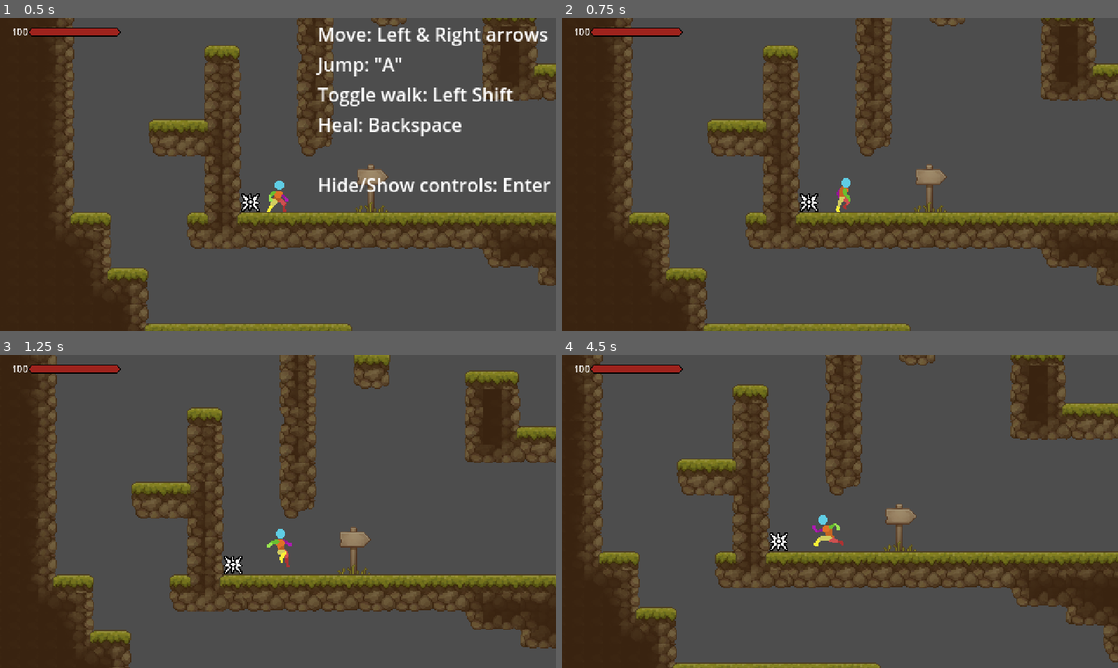
Above: before the commit, frames 1-4 (two rows, left to right).
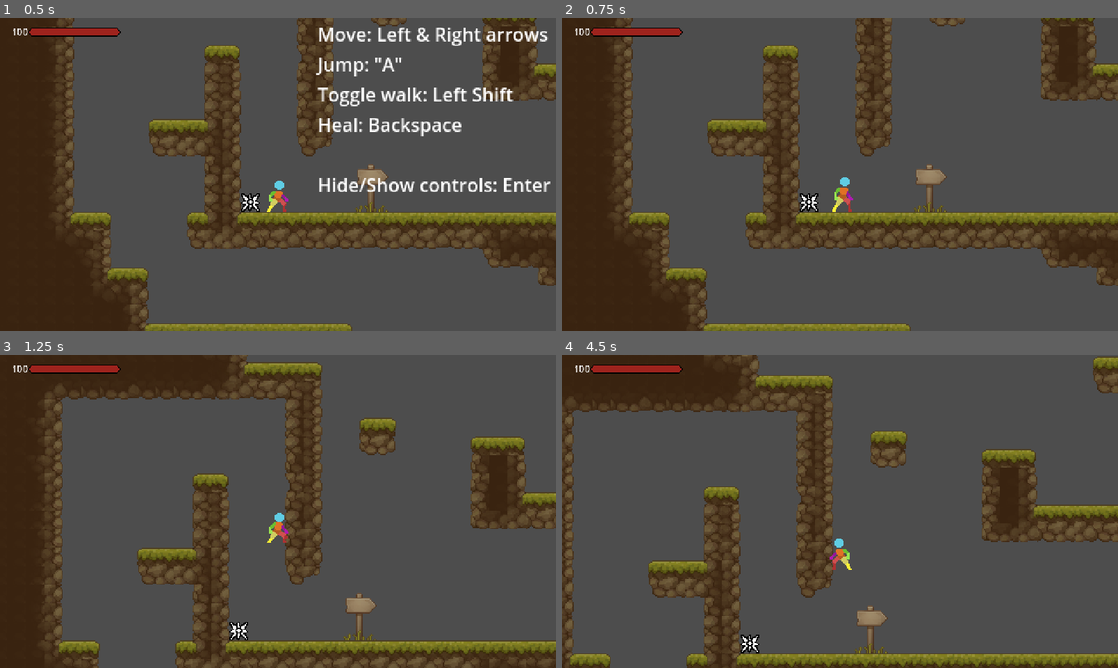
Above: after the commit, the same moments.

Repository: Ketei/UnnamedGame
Game: Godot game, scene res://Test/test_world.tscn
The game is run twice, just before and just after one commit, with the same random seed, the same clock (stepped at 60 frames per second) and the same inputs. The engine's default icon, where the game draws it, is replaced by a stand-in: a white triangle on a blue panel in a dark square.
Inputs:
- Up to frame 1 (0.5 s): no input
- Up to frame 2 (0.75 s): tap Enter (ui_accept) at 0.5 s; hold Right (gc_right) from 0.53 s (still down); hold Shift (gc_walk) from 0.53 s (still down)
- Up to frame 3 (1.25 s): keep holding Right (gc_right); keep holding Shift (gc_walk); tap A (gc_jump) at 0.77 s
- Up to frame 4 (4.5 s): release Right (gc_right) at 1.28 s; release Shift (gc_walk) at 1.28 s; hold Down (gc_down) 1.28-2.03 s; tap Shift (gc_walk) at 1.35, 2.85, 4.35 s; tap A (gc_jump) at 1.52, 3.02, 3.77 s; hold Right (gc_right) 2.03-2.78 s; hold Shift (gc_walk) 2.03-2.78 s; hold Up (gc_up) 2.78-3.53 s; hold Shift (gc_walk) 3.53-4.28 s; hold Left (gc_left) from 3.53 s (still down)

Frame 1 is identical in both runs. In frame 2, 0.2% of the frame differs, in the area x 48-53%, y 50-62%; in frame 3, 40%; in frame 4, 52%, in the area x 0-100%, y 0-100%.
Error after the commit: Parse Error: Identifier "sprite" not declared in the current scope. (res://Scenes/Actors/player.tscn::GDScript_84agl:6)

Commit message:
Renamed child nodes

Diff:
--- a/Scenes/Actors/player.tscn
+++ b/Scenes/Actors/player.tscn
@@ -1,13 +1,15 @@
-[gd_scene load_steps=32 format=3 uid="uid://df5dftulja42v"]
+[gd_scene load_steps=36 format=3 uid="uid://df5dftulja42v"]
 
 [ext_resource type="Script" path="res://Scripts/Actors/Player.gd" id="1_pwxxx"]
 [ext_resource type="PackedScene" uid="uid://bdiyfgq02cvwy" path="res://Scenes/Actors/Components/actor_sprite.tscn" id="2_nljli"]
-[ext_resource type="Texture2D" uid="uid://b0icky3bgk5v0" path="res://Assets/Textures/Actors/Player/Character_48x48.png" id="3_a73uu"]
+[ext_resource type="Texture2D" uid="uid://bnq013qp5qv0v" path="res://Assets/Textures/Actors/Player/Character_48x48_2.png" id="3_3rkvg"]
 [ext_resource type="Script" path="res://Scripts/BaseClasses/ModuleManager.gd" id="3_ieijs"]
 [ext_resource type="Script" path="res://Scripts/Modules/module_behaviour.gd" id="4_4kw1u"]
+[ext_resource type="Script" path="res://Scripts/BaseClasses/Combat/hit_box.gd" id="4_svcyd"]
 [ext_resource type="PackedScene" uid="uid://cd0fovjuf581s" path="res://Scenes/Modules/Behaviour/Packs/Player/behaviour-pack_movement.tscn" id="5_sx5gr"]
 [ext_resource type="Script" path="res://Scripts/Modules/module_terrain_tracker.gd" id="6_sbij3"]
 [ext_resource type="Script" path="res://Scripts/Modules/module_timers_manager.gd" id="7_d17gd"]
+[ext_resource type="PackedScene" uid="uid://gu27l7pwfy2s" path="res://Scenes/Modules/Behaviour/Packs/Player/behaviour_pack_combat.tscn" id="8_178i0"]
 [ext_resource type="Script" path="res://Scripts/Modules/module_animation_player.gd" id="8_gt0kb"]
 [ext_resource type="PackedScene" uid="uid://ergcsbjtx8h5" path="res://Scenes/StateMachines/player_anim_fsm.tscn" id="9_q6u2g"]
 [ext_resource type="Script" path="res://Scripts/Modules/module_gravity.gd" id="10_1o7wi"]
@@ -29,15 +31,18 @@
 resource_name = "player_hurt_box"
 script/source = "extends HurtBox
 
-@export var player_sprite: ActorSprite2D
 
 func _hit() -> void:
 	if 0.3 < invincibility_time:
-		player_sprite.play_effect(ActorSprite2D.EffectType.BLINK, invincibility_time)
+		sprite.play_effect(ActorSprite2D.EffectType.BLINK, invincibility_time)
+
 "
 
 [sub_resource type="RectangleShape2D" id="RectangleShape2D_mrg70"]
 size = Vector2(12, 27)
+
+[sub_resource type="RectangleShape2D" id="RectangleShape2D_reyvg"]
+size = Vector2(2, 2)
 
 [sub_resource type="Animation" id="Animation_lkhnf"]
 length = 0.001
@@ -132,6 +137,67 @@
 "transitions": PackedFloat32Array(1, 1),
 "update": 1,
 "values": [26, 27]
+}
+
+[sub_resource type="Animation" id="Animation_d1bbf"]
+resource_name = "punch"
+length = 0.5
+step = 0.01
+tracks/0/type = "value"
+tracks/0/imported = false
+tracks/0/enabled = true
+tracks/0/path = NodePath("../ActorSprite:frame")
+tracks/0/interp = 1
+tracks/0/loop_wrap = true
+tracks/0/keys = {
+"times": PackedFloat32Array(0, 0.05, 0.15, 0.25, 0.35, 0.45, 0.5),
+"transitions": PackedFloat32Array(1, 1, 1, 1, 1, 1, 1),
+"update": 1,
+"values": [43, 44, 45, 46, 47, 49, 50]
+}
+tracks/1/type = "value"
+tracks/1/imported = false
+tracks/1/enabled = true
+tracks/1/path = NodePath("../HitBox/HitCollisionShape:position")
+tracks/1/interp = 1
+tracks/1/loop_wrap = true
+tracks/1/keys = {
+"times": PackedFloat32Array(0, 0.05, 0.25),
+"transitions": PackedFloat32Array(0, 0, 0),
+"update": 0,
+"values": [Vector2(0, 0), Vector2(15.5, -16.5), Vector2(0, 0)]
+}
+tracks/2/type = "value"
+tracks/2/imported = false
+tracks/2/enabled = true
+tracks/2/path = NodePath("../HitBox/HitCollisionShape:shape:size")
+tracks/2/interp = 1
+tracks/2/loop_wrap = true
+tracks/2/keys = {
+"times": PackedFloat32Array(0, 0.05, 0.25),
+"transitions": PackedFloat32Array(0, 0, 0),
+"update": 0,
+"values": [Vector2(2, 2), Vector2(14, 6), Vector2(2, 2)]
+}
+tracks/3/type = "method"
+tracks/3/imported = false
+tracks/3/enabled = true
+tracks/3/path = NodePath("../HitBox/HitCollisionShape")
+tracks/3/interp = 1
+tracks/3/loop_wrap = true
+tracks/3/keys = {
+"times": PackedFloat32Array(0, 0.05, 0.25),
+"transitions": PackedFloat32Array(1, 1, 1),
+"values": [{
+"args": [&"disabled", true],
+"method": &"set_deferred"
+}, {
+"args": [&"disabled", false],
+"method": &"set_deferred"
+}, {
+"args": [&"disabled", true],
+"method": &"set_deferred"
+}]
 }
 
 [sub_resource type="Animation" id="Animation_3c5ef"]
@@ -176,12 +242,12 @@
 "fall": SubResource("Animation_jelgw"),
 "idle": SubResource("Animation_ym4cv"),
 "jump": SubResource("Animation_05th0"),
+"punch": SubResource("Animation_d1bbf"),
 "run": SubResource("Animation_3c5ef"),
 "walk": SubResource("Animation_t05fn")
 }
 
 [node name="Player" type="CharacterBody2D" node_paths=PackedStringArray("actor_sprite", "module_manager", "hurt_box")]
-position = Vector2(1, 0)
 collision_layer = 0
 collision_mask = 5
 script = ExtResource("1_pwxxx")
@@ -200,13 +266,13 @@
 time_to_peak = 0.45
 air_acceleration = 0.45
 air_friction = 1.0
-hurt_box = NodePath("PlayerHurtBox")
+hurt_box = NodePath("HurtBox")
 
 [node name="ActorSprite" parent="." instance=ExtResource("2_nljli")]
 position = Vector2(0, -16)
-texture = ExtResource("3_a73uu")
+texture = ExtResource("3_3rkvg")
 hframes = 5
-vframes = 9
+vframes = 11
 
 [node name="CollisionPolygon2D" type="CollisionPolygon2D" parent="."]
 polygon = PackedVector2Array(0, 0, 5, 0, 6, -1, 6, -23, 4, -27, 0, -27, -4, -27, -6, -23, -6, -1, -5, 0)
@@ -237,16 +303,29 @@
 position = Vector2(0, -18)
 shape = SubResource("RectangleShape2D_2le28")
 
-[node name="PlayerHurtBox" type="Area2D" parent="." node_paths=PackedStringArray("player_sprite", "module_stats")]
+[node name="HurtBox" type="Area2D" parent="." node_paths=PackedStringArray("module_stats", "sprite")]
 script = SubResource("GDScript_84agl")
-player_sprite = NodePath("../ActorSprite")
 module_stats = NodePath("../ModuleManager/ModuleStats")
+sprite = NodePath("../ActorSprite")
 invincibility_time = 2.5
 
-[node name="CollisionShape2D" type="CollisionShape2D" parent="PlayerHurtBox"]
+[node name="HurtCollisionShape" type="CollisionShape2D" parent="HurtBox"]
 position = Vector2(0, -13.5)
 shape = SubResource("RectangleShape2D_mrg70")
 debug_color = Color(0, 0.584314, 0.235294, 0.419608)
+
+[node name="HitBox" type="Area2D" parent="." node_paths=PackedStringArray("sprite", "collision_shape")]
+script = ExtResource("4_svcyd")
+sprite = NodePath("../ActorSprite")
+flip_with_sprite = true
+collision_shape = NodePath("HitCollisionShape")
+hit_enemies = true
+hit_objects = true
+
+[node name="HitCollisionShape" type="CollisionShape2D" parent="HitBox"]
+shape = SubResource("RectangleShape2D_reyvg")
+disabled = true
+debug_color = Color(0.870588, 0, 0.0862745, 0.419608)
 
 [node name="ModuleManager" type="Node" parent="." node_paths=PackedStringArray("parent_node")]
 script = ExtResource("3_ieijs")
@@ -258,6 +337,8 @@
 default_pack = NodePath("BehaviourPack-Movement")
 
 [node name="BehaviourPack-Movement" parent="ModuleManager/ModuleBehaviour" instance=ExtResource("5_sx5gr")]
+
+[node name="BehaviourPack-Combat" parent="ModuleManager/ModuleBehaviour" instance=ExtResource("8_178i0")]
 
 [node name="ModuleTerrainTracker" type="Node" parent="ModuleManager" node_paths=PackedStringArray("raycast_left", "raycast_center", "raycast_right", "ground_collision", "middle_collision")]
 script = ExtResource("6_sbij3")
